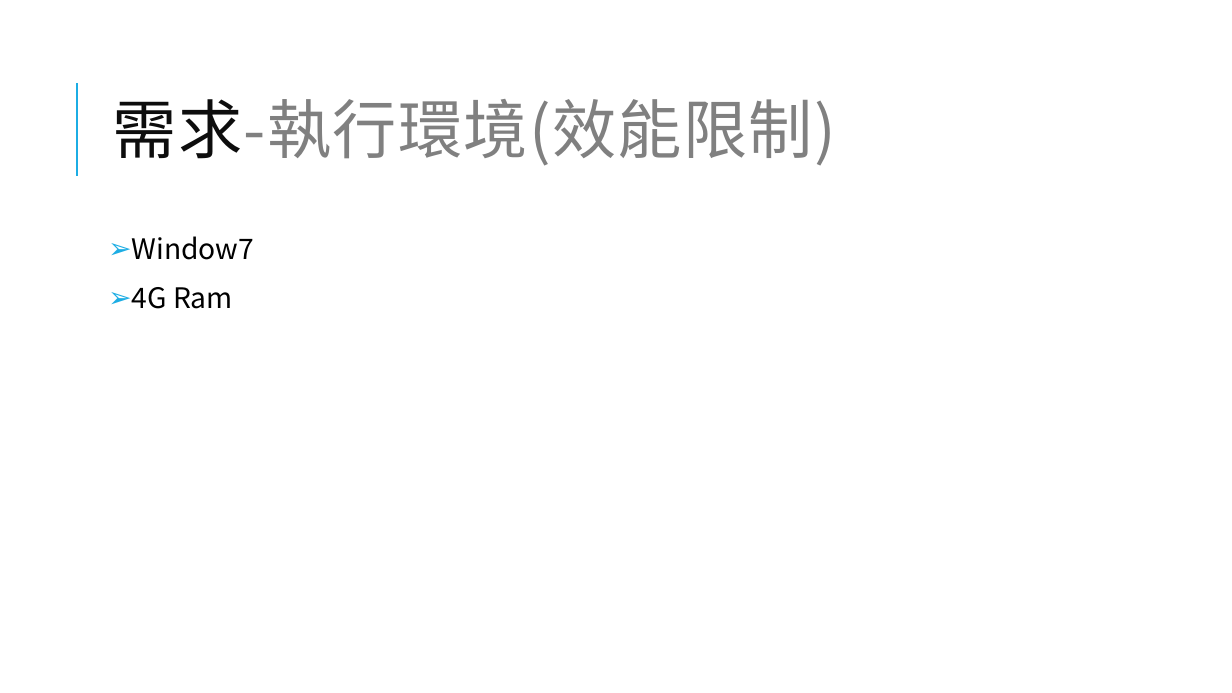
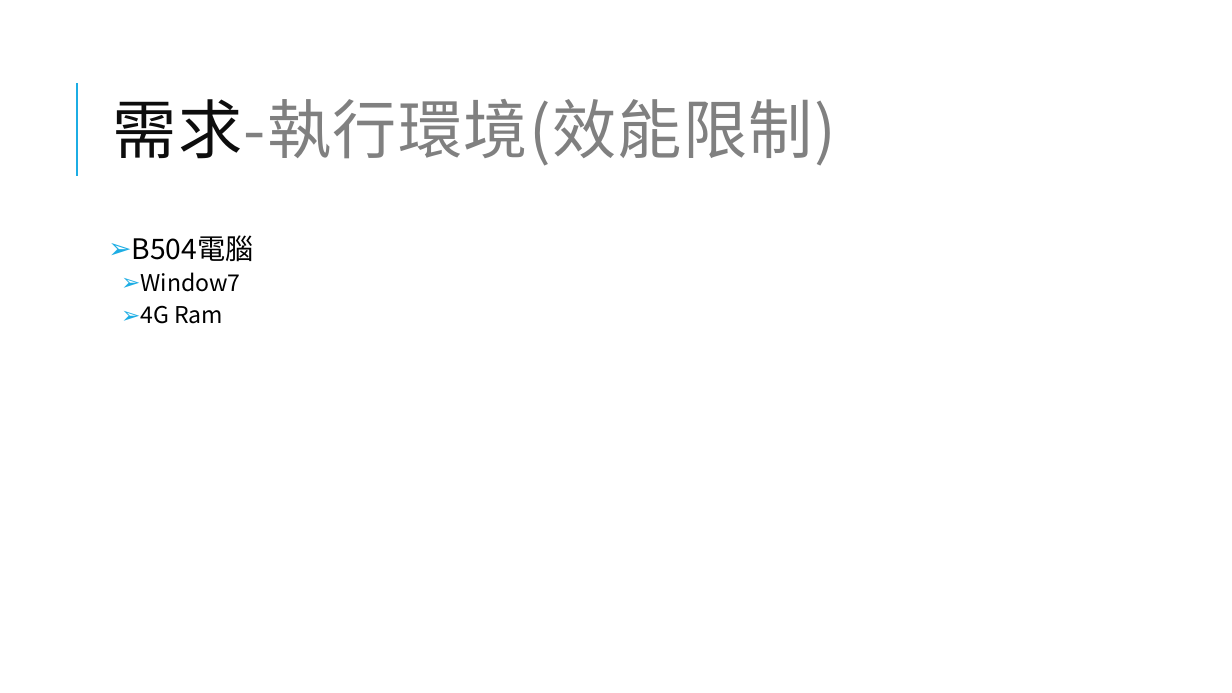
Before and after one commit to HsuTengHsiung/Arkanoid, a slide deck: slide 4 of 機器學習-桌球.pptx. Drawn at 1232x693 pixels with LibreOffice and Linux fonts; fonts in the diff are those of the drawing. Boxes give left, top, right and bottom in pixels: in the first picture for what was removed or moved away, otherwise in the second. Text is boxed around its words. In the diff, an @@ line names an element or a change of style, - is before the commit and + after.

```diff
--- a/機器學習-桌球.pptx
+++ b/機器學習-桌球.pptx
@@ text at <box>132,235,254,262</box>: paragraph added @@
+➢ B504電腦
@@ text at <box>140,272,240,324</box>: size 22 to 18 pt in "Window7", "4G Ram"; list level 1 to 2 in "Window7"; list level 1 to 2 in "4G Ram" @@
```
Also in this commit, not shown: 1 other slide changed.
